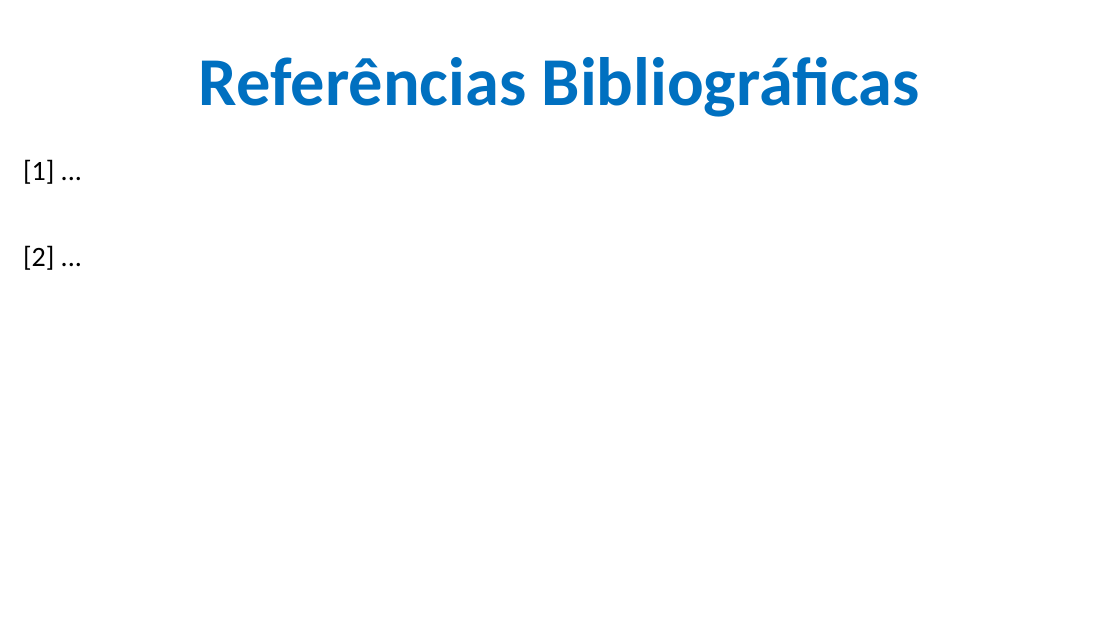
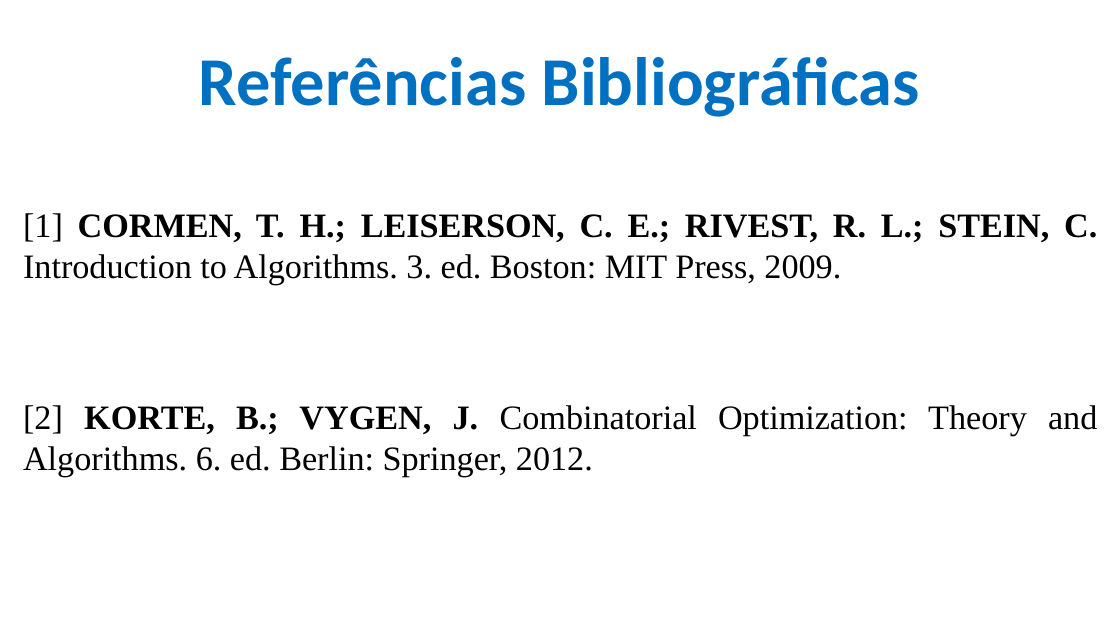
Before and after one commit to CloudEducationBrazil/WydenAlgoritmosEComplexidade, a slide deck: slide 16 of 01 Classes/Aula 12 - Algoritmos e Complexidade - Problemas NP Completos e Algoritmos de Aproximação.pptx (slide 8 before the commit). Drawn at 1120x630 pixels with LibreOffice and Linux fonts; fonts in the diff are those of the drawing; background and template pictures are left out. Boxes give left, top, right and bottom in pixels: in the first picture for what was removed or moved away, otherwise in the second. Text is boxed around its words. In the diff, an @@ line names an element or a change of style, - is before the commit and + after.

```diff
--- a/01 Classes/Aula 12 - Algoritmos e Complexidade - Problemas NP Completos e Algoritmos de Aproximação.pptx
+++ b/01 Classes/Aula 12 - Algoritmos e Complexidade - Problemas NP Completos e Algoritmos de Aproximação.pptx
@@ text at [23, 213, 1097, 477]: text changed; size 18 to 22 pt; font Calibri to Times New Roman @@
-[1] ...
-[2] ...
+[1] CORMEN, T. H.; LEISERSON, C. E.; RIVEST, R. L.; STEIN, C. Introduction to Algorithms. 3. ed. Boston: MIT Press, 2009.
+[2] KORTE, B.; VYGEN, J. Combinatorial Optimization: Theory and Algorithms. 6. ed. Berlin: Springer, 2012.
```
Also in this commit, not shown: 5 other slides changed, 8 slides added.
